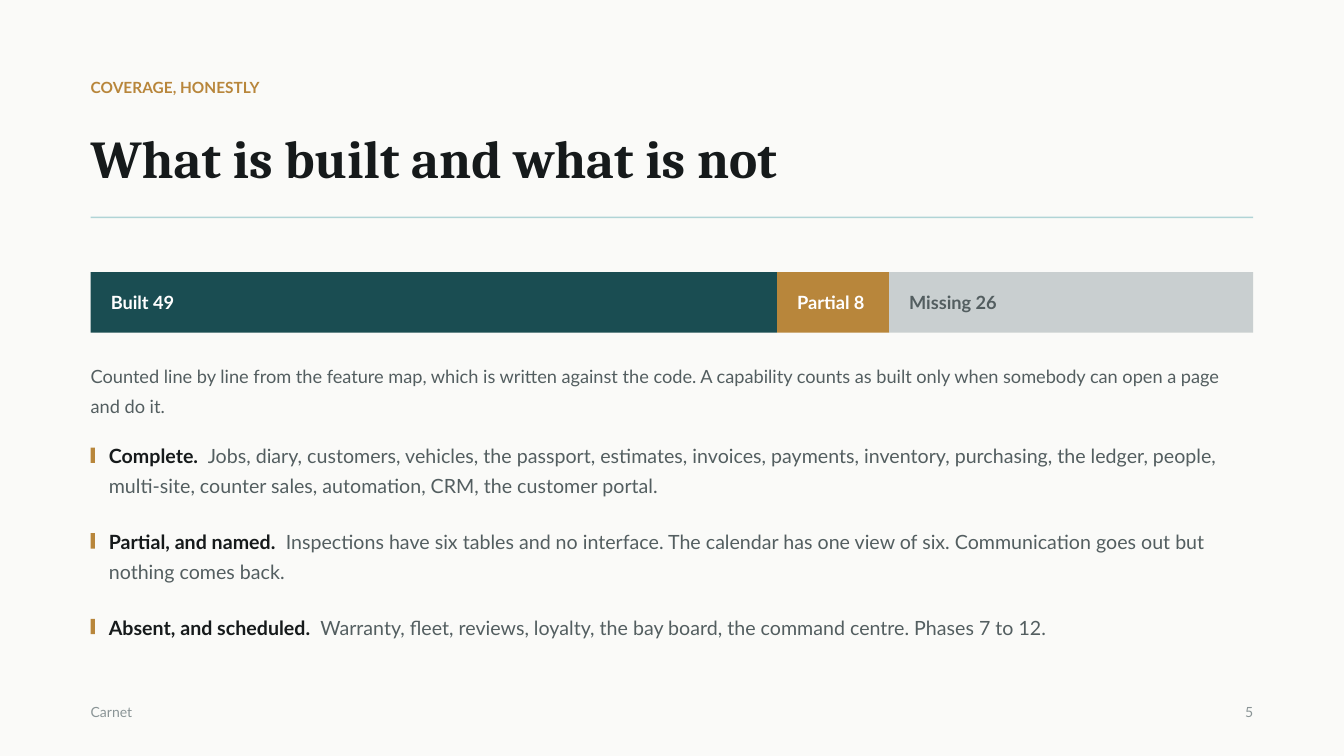
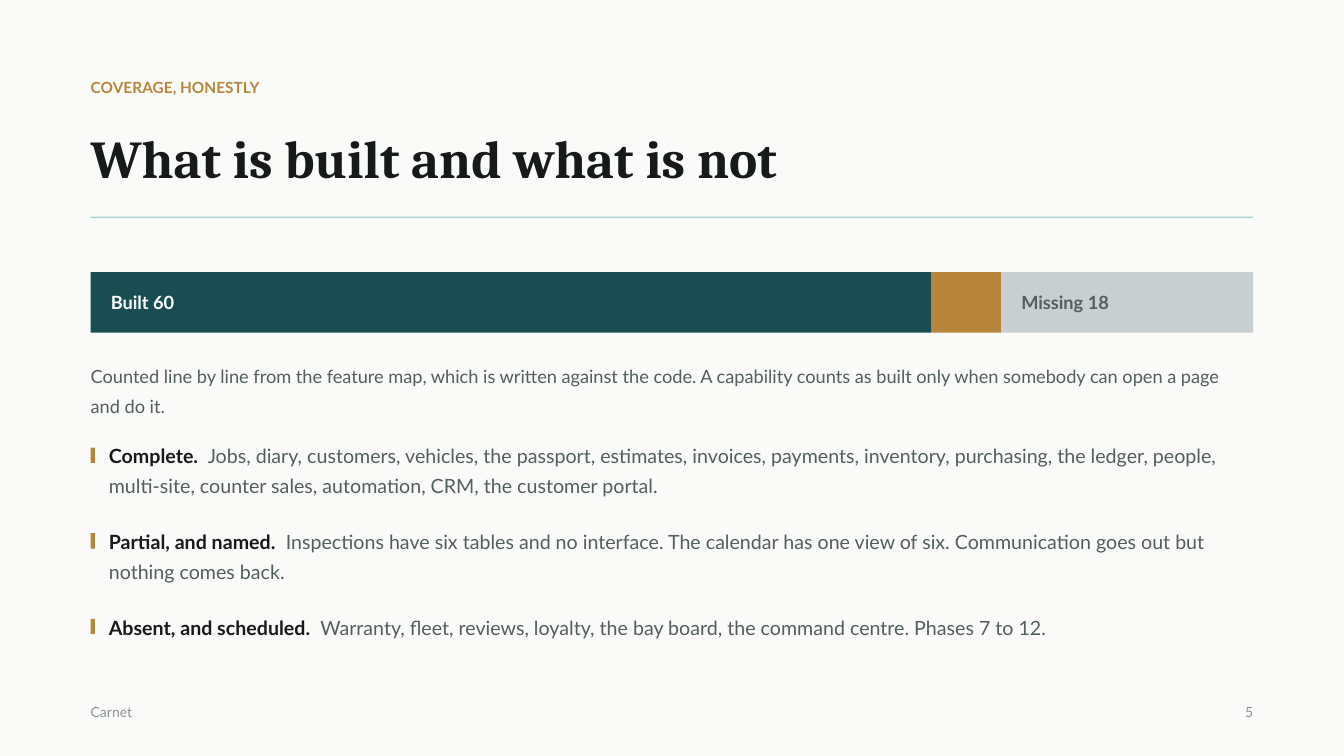
Before and after one commit to Amrwar/vehicle-memory, a slide deck: slide 6 of docs/Carnet-Presentation.pptx. Drawn at 1344x756 pixels with LibreOffice and Linux fonts; fonts in the diff are those of the drawing. Boxes give left, top, right and bottom in pixels: in the first picture for what was removed or moved away, otherwise in the second. Text is boxed around its words. In the diff, an @@ line names an element or a change of style, - is before the commit and + after.

```diff
--- a/docs/Carnet-Presentation.pptx
+++ b/docs/Carnet-Presentation.pptx
@@ rectangle: place and size @@
-rectangle at <box>91,272,777,333</box>
+rectangle at <box>91,272,932,333</box>
@@ text at <box>111,295,174,309</box>: text changed @@
-Built 49
+Built 60
@@ text removed at <box>797,295,865,309</box> @@
-Partial 8
@@ rectangle: place and size @@
-rectangle at <box>777,272,889,333</box>
+rectangle at <box>932,272,1001,333</box>
@@ rectangle: place and size @@
-rectangle at <box>889,272,1253,333</box>
+rectangle at <box>1001,272,1253,333</box>
@@ text at <box>1021,295,1109,312</box>: text changed @@
-Missing 26
+Missing 18
```
Also in this commit, not shown: 1 other slide changed, 19 other files.
